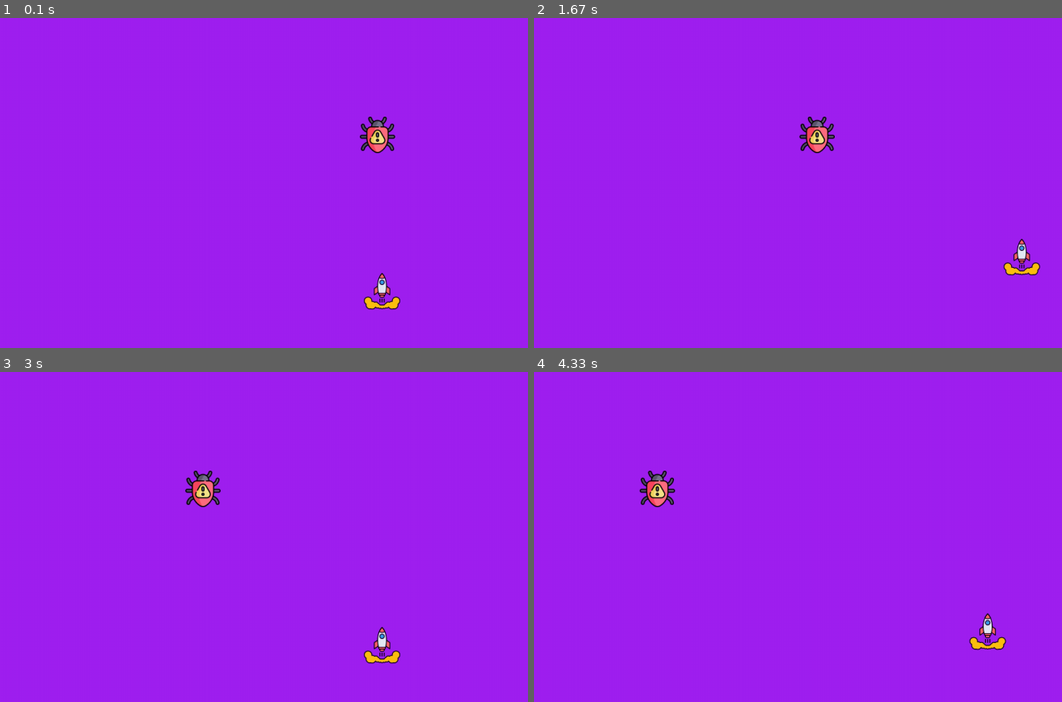
Above: before the commit, frames 1-4 (two rows, left to right).
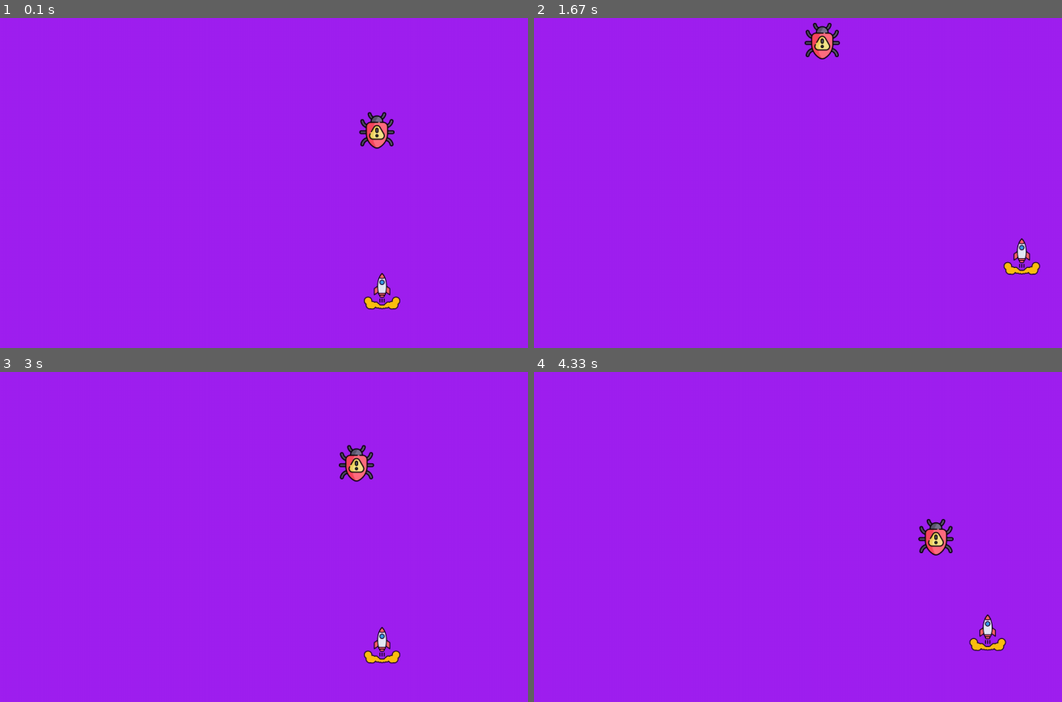
Above: after the commit, the same moments.

Repository: junaid-h0ssain/pygame_leaning
Game: pygame game, started from example.py
The game is run twice, just before and just after one commit, with the same random seed, the same clock (stepped at 60 frames per second) and the same inputs.
Inputs:
- Up to frame 1 (0.1 s): no input
- Up to frame 2 (1.67 s): hold D 0.33-0.8 s; hold W 0.83-1.13 s; hold D 1.17-1.63 s
- Up to frame 3 (3 s): hold A 1.67-2.2 s; hold S 2.23-2.53 s; hold A 2.57-2.97 s
- Up to frame 4 (4.33 s): hold W 3-3.37 s; hold D 3.4-4.03 s; hold S from 4.07 s (still down)

The runs differ from the first frame. In frame 1, 0.6% of the frame differs, in the area x 67-75%, y 28-41%; in frame 2, 1.2%; in frame 3, 1.0%; in frame 4, 1.3%, in the area x 19-90%, y 29-85%.

Commit message:
made a collision game

Diff:
--- a/example.py
+++ b/example.py
@@ -10,7 +10,7 @@
 running = True
 dt = 0
 speed = 200
-bug_speed = 500
+bug_speed = 100
 player_pos = pygame.Vector2(screen.get_width() / 2, screen.get_height() / 1.5)
 bug_pos = pygame.Vector2(screen.get_width() / 2, screen.get_height() / 3.5)
 playerImg = pygame.image.load('assets/rocket.png')
@@ -19,7 +19,7 @@
 # player_y_pos = 400
 bug_movex = bug_pos.x
 bug_movey = bug_pos.y
-
+i = 0
 def player(xpos,ypos):
     screen.blit(playerImg,(xpos,ypos) )
 
@@ -57,24 +57,27 @@
 
     if bug_pos.y >bug_movey:
         bug_pos.y -= bug_speed * dt
-        bug_movey-=1
+
     if bug_pos.y <bug_movey:
         bug_pos.y += bug_speed * dt
-        bug_movey-=1
+
     if bug_pos.x >=bug_movex:
         bug_pos.x -= bug_speed * dt
-        bug_movex-=1
+
     if bug_pos.x <bug_movex:
         bug_pos.x += bug_speed * dt
-        bug_movex-=1
+
 
     if bug_movex<=0 or bug_movey<=0:
         bug_movex = random.randint(0,1200)
         bug_movey = random.randint(0,700)
+    else:
+        bug_movex-=1
+        bug_movey-=1
 
-    print(bug_movex,bug_movey)
-
-
+    if ((bug_movex>=(player_pos.x-140)) and (bug_movex <=(player_pos.x+140))) and ((bug_movey>=(player_pos.y-140)) and (bug_movey <=(player_pos.y+140))):
+        print(f'Hit!!{i}')
+        i+=1
 
 
     # flip() the display to put your work on screen
@@ -83,6 +86,6 @@
     # limits FPS to 60
     # dt is delta time in seconds since last frame, used for framerate-
     # independent physics.
-    dt = clock.tick(60) / 1000
+    dt = clock.tick(240) / 1000
 
 pygame.quit()
